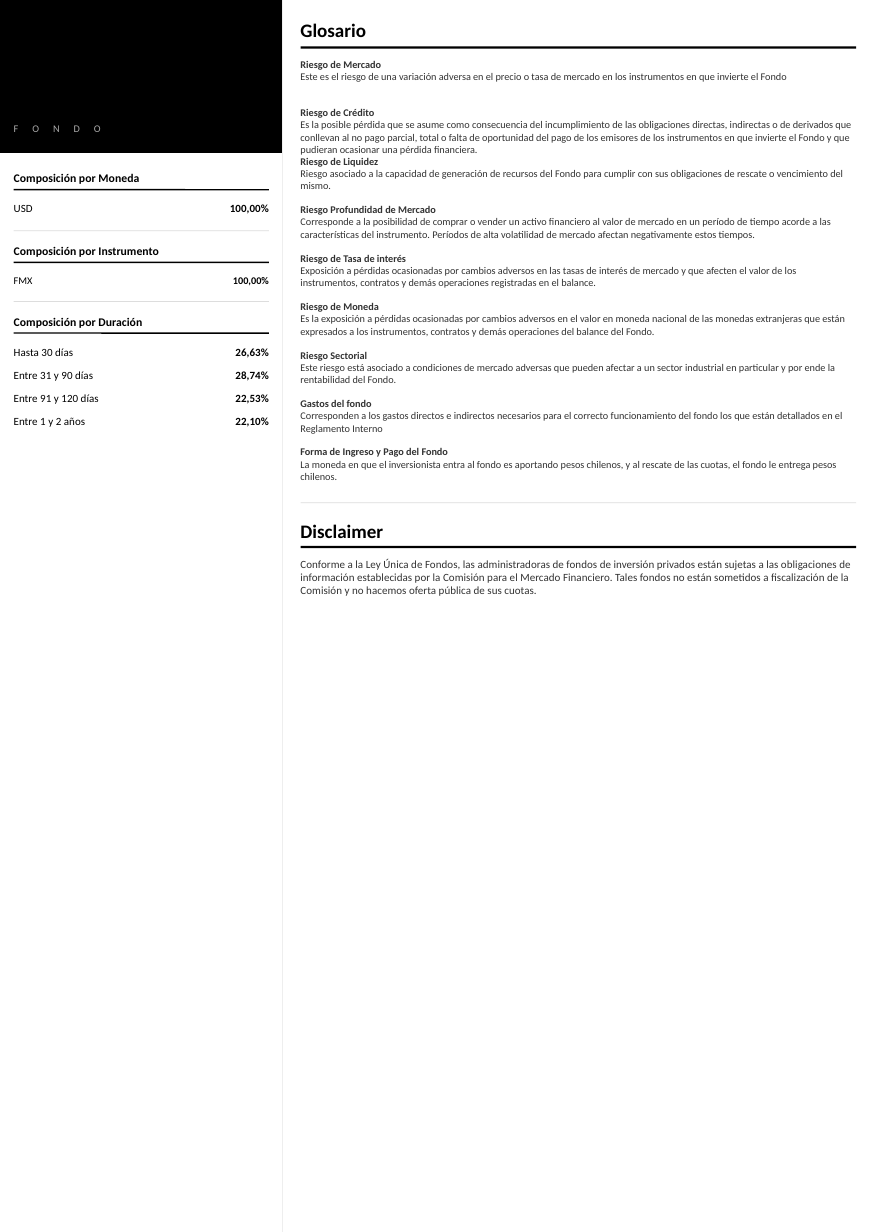
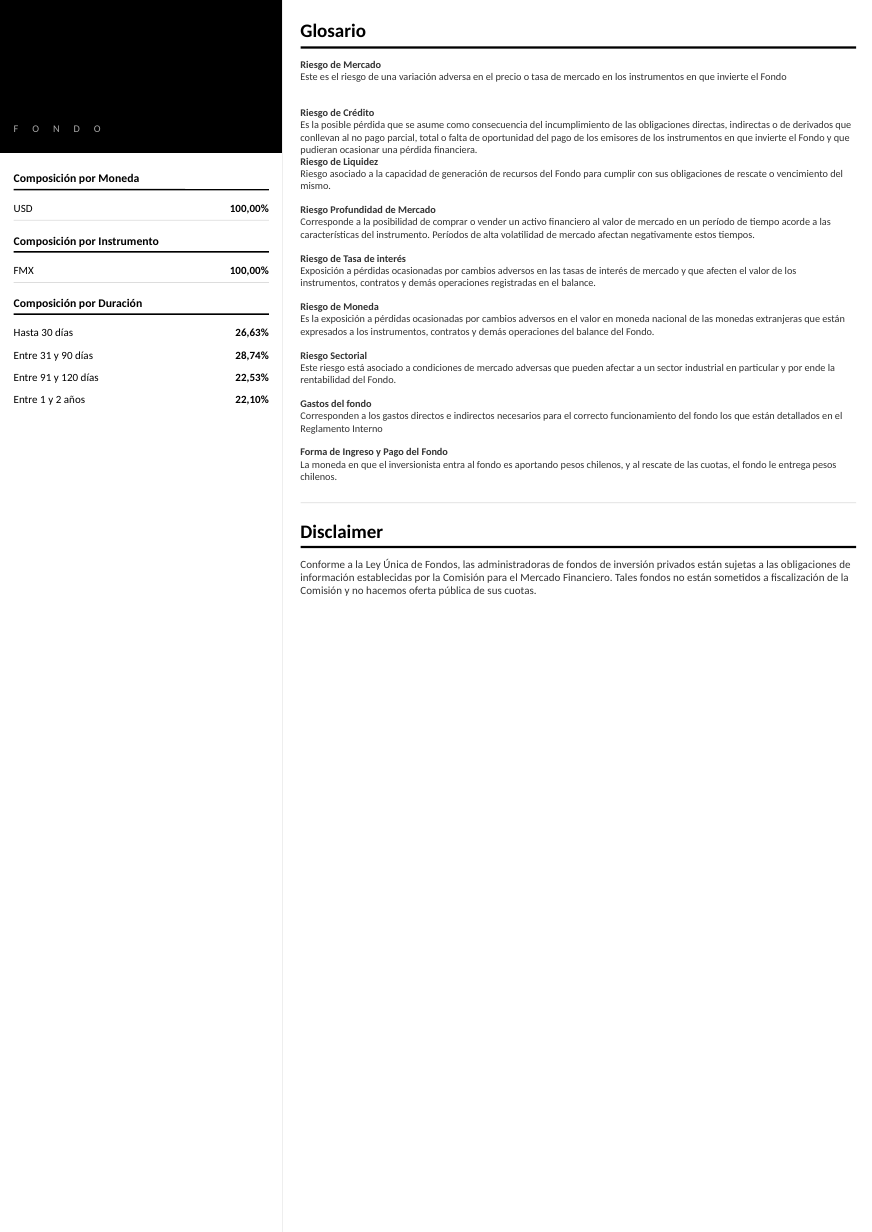
Before and after one commit to mivelascor/fondos-financieros, a slide deck: slide 2 of folletos/2026-04/pptx/FIP_VANTRUST_LIQUIDEZ_DOLAR_CAJA.pptx. Drawn at 872x1232 pixels with LibreOffice and Linux fonts; fonts in the diff are those of the drawing. Boxes give left, top, right and bottom in pixels: in the first picture for what was removed or moved away, otherwise in the second. Text is boxed around its words. In the diff, an @@ line names an element or a change of style, - is before the commit and + after.

```diff
--- a/folletos/2026-04/pptx/FIP_VANTRUST_LIQUIDEZ_DOLAR_CAJA.pptx
+++ b/folletos/2026-04/pptx/FIP_VANTRUST_LIQUIDEZ_DOLAR_CAJA.pptx
@@ 3 texts, 2 lines: place and size @@
-3 texts, 2 lines at <box>14,231,269,285</box>
+3 texts, 2 lines at <box>14,220,269,276</box>
@@ text "FMX" at <box>14,267,34,274</box>: size 7 to 7.5 pt @@
@@ text "100,00%" at <box>230,266,269,276</box>: size 7 to 7.5 pt @@
@@ 9 texts, 2 lines: place and size @@
-9 texts, 2 lines at <box>14,302,269,427</box>
+9 texts, 2 lines at <box>14,283,269,405</box>
```
Also in this commit, not shown: 1 other slide changed, 22 other files.
